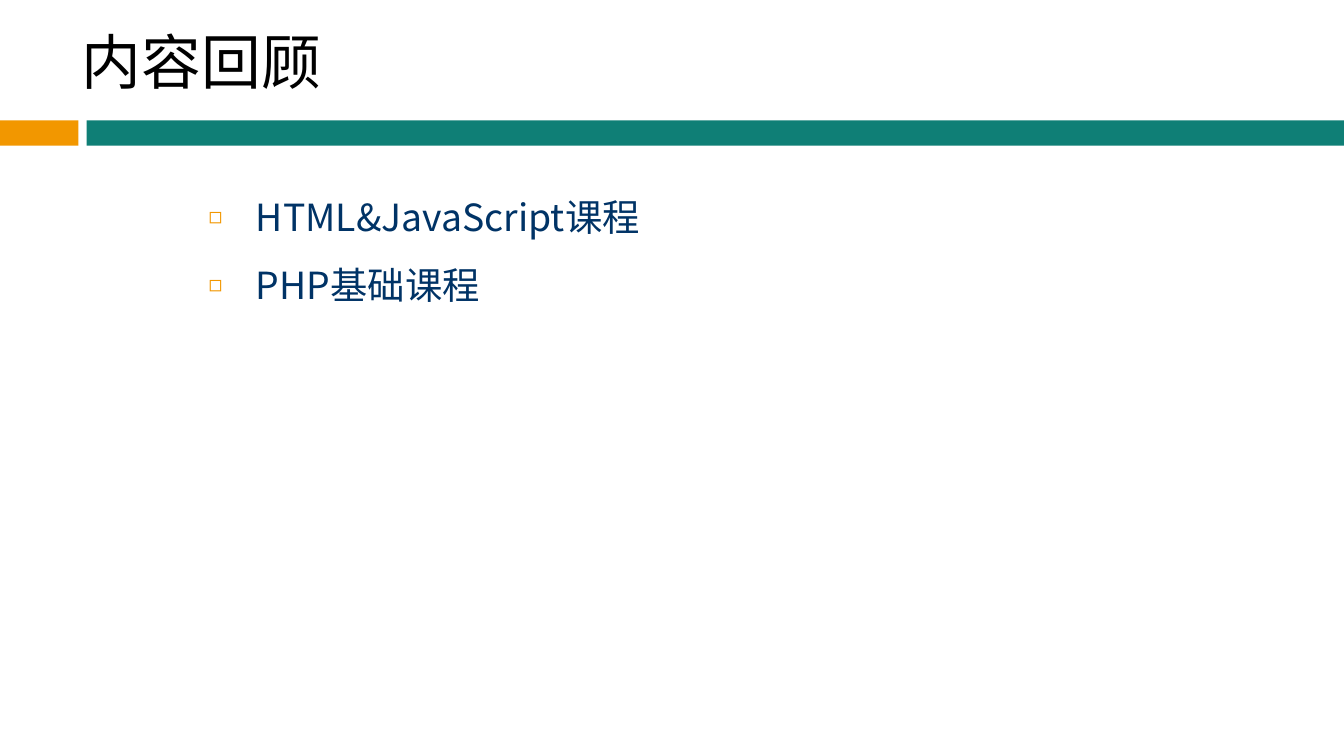
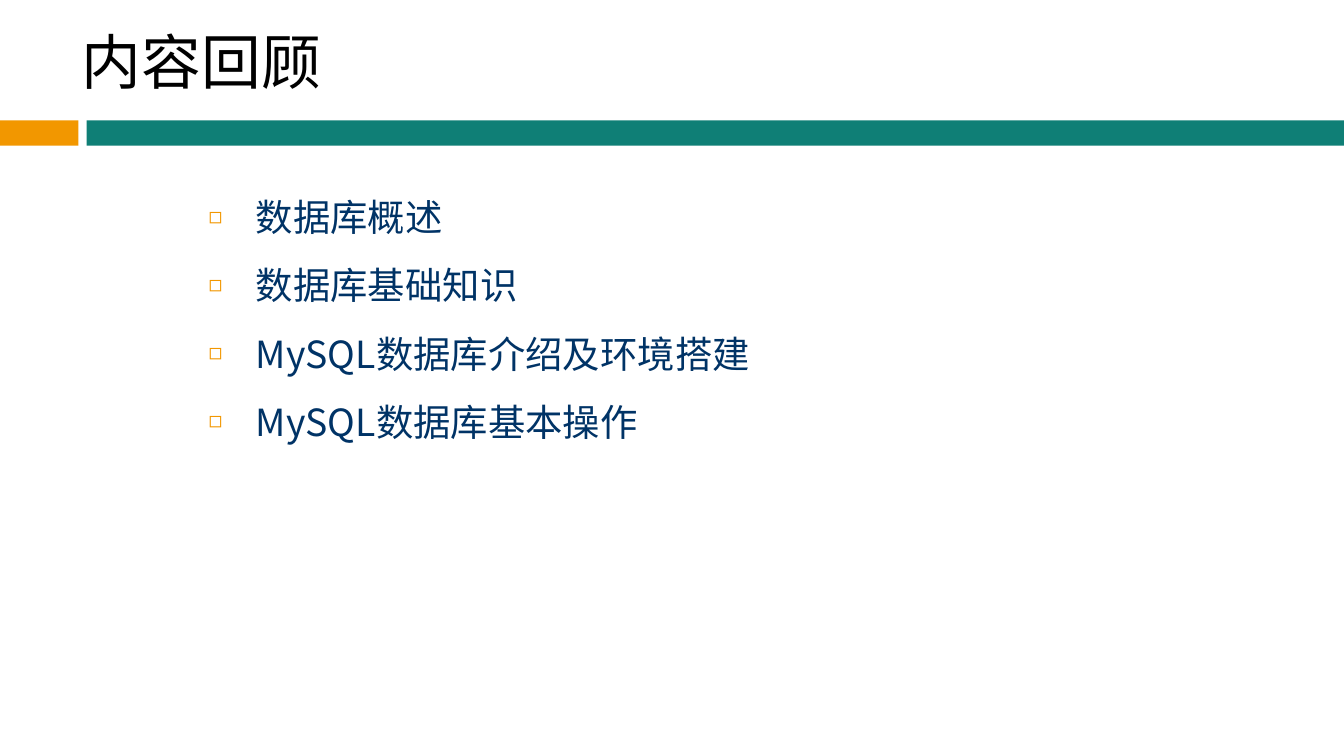
Before and after one commit to hbsiteam/Teaching2013, a slide deck: slide 2 of 3G/MySQL数据库/MySQL_PPT_1.0.0/MySQL-chapter-2-v1.0.0 .ppt. Drawn at 1344x756 pixels with LibreOffice and Linux fonts; fonts in the diff are those of the drawing; background and template pictures are left out. Boxes give left, top, right and bottom in pixels: in the first picture for what was removed or moved away, otherwise in the second. Text is boxed around its words. In the diff, an @@ line names an element or a change of style, - is before the commit and + after.

```diff
--- a/3G/MySQL数据库/MySQL_PPT_1.0.0/MySQL-chapter-2-v1.0.0 .ppt
+++ b/3G/MySQL数据库/MySQL_PPT_1.0.0/MySQL-chapter-2-v1.0.0 .ppt
@@ text at <box>256,199,750,445</box>: text changed @@
-◻ HTML&JavaScript课程
-◻ PHP基础课程
+◻ 数据库概述
+◻ 数据库基础知识
+◻ MySQL数据库介绍及环境搭建
+◻ MySQL数据库基本操作
```
Also in this commit, not shown: 2 other slides changed, 1 other file.
